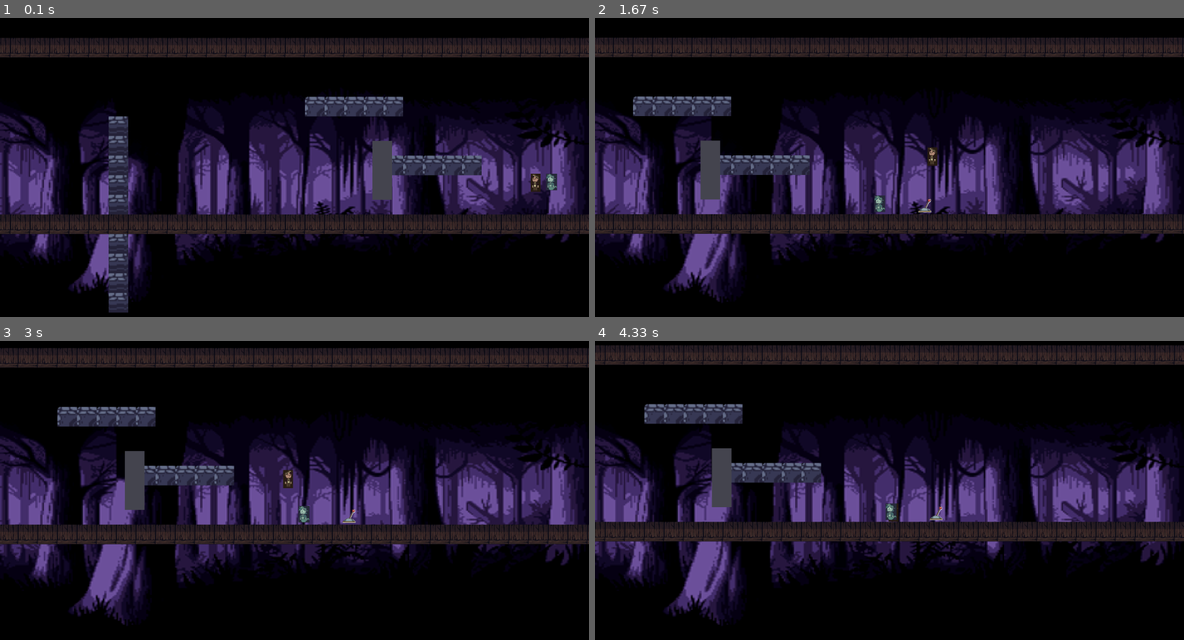
Above: before the commit, frames 1-4 (two rows, left to right).
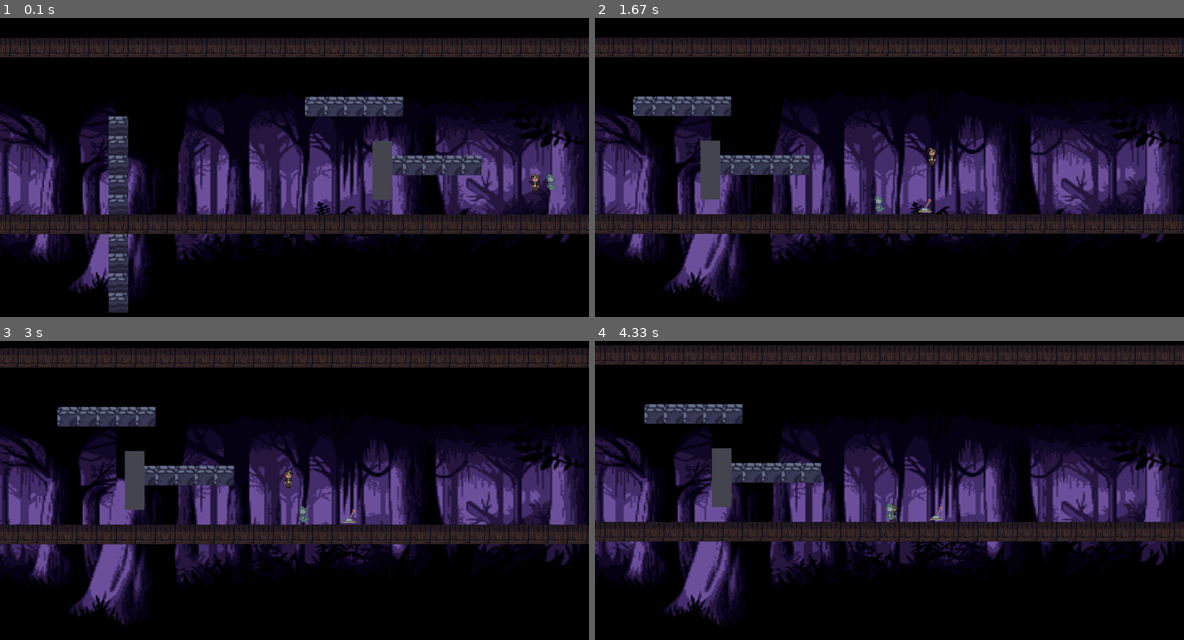
Above: after the commit, the same moments.

Repository: CS-321-Mystery-Inc/Murder-Mystery-pygame-
Game: pygame game, started from gameloop.py
Two runs of this game, one before a commit and one after it. Both use one fixed random seed, a clock stepped at 60 frames per second and the inputs below.
Inputs:
- Up to frame 1 (0.1 s): type "2 (at the terminal prompt)" at 0 s
- Up to frame 2 (1.67 s): hold Right 0.33-0.8 s; hold Up 0.83-1.13 s; hold Right 1.17-1.63 s
- Up to frame 3 (3 s): hold Left 1.67-2.2 s; hold Left 2.23-2.63 s; hold Up from 2.67 s (still down)
- Up to frame 4 (4.33 s): release Up at 3.03 s; hold Right 3.07-3.7 s; hold Left 3.73-4.2 s; hold Right from 4.23 s (still down)

The runs differ from the first frame. In frame 1, less than 0.1% of the frame differs, in the area x 68-95%, y 45-59%; in frame 2, less than 0.1%; in frame 3, 0.1%, in the area x 48-61%, y 43-61%; in frame 4, less than 0.1%.

Commit message:
Fixed character background not being transparent

Diff:
--- a/scripts/utils.py
+++ b/scripts/utils.py
@@ -4,8 +4,7 @@
 BASE_IMG_PATH = 'data/images/'
 
 def load_image(path): #function to load a single image
-    img = pygame.image.load(BASE_IMG_PATH + path).convert()
-    img.set_colorkey((0,0,0))
+    img = pygame.image.load(BASE_IMG_PATH + path).convert_alpha()
     return img
 
 def load_images(path): #function to load multiple images (especially for level design)
